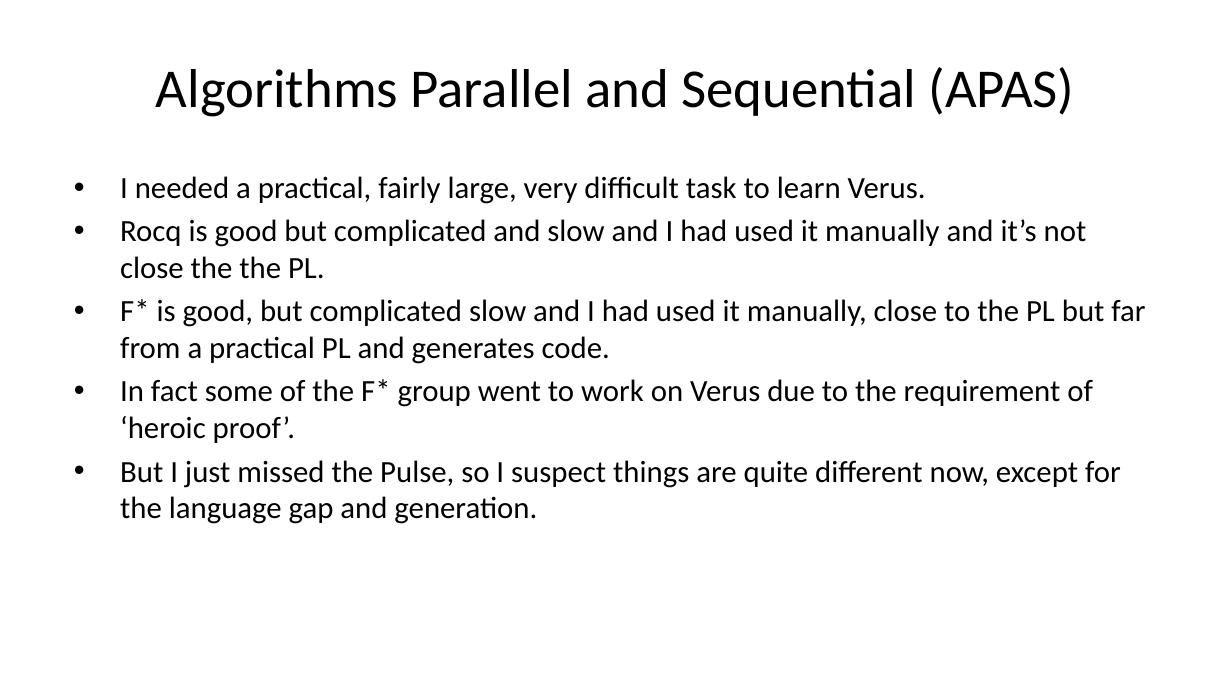
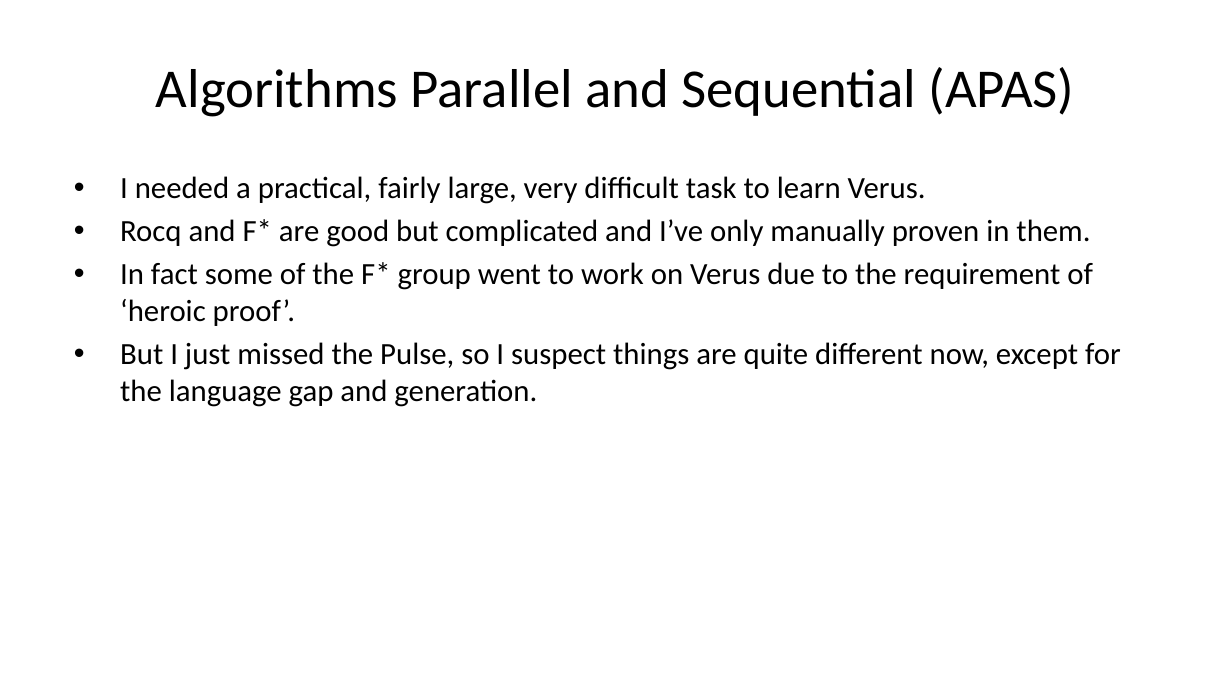
Before and after one commit to briangmilnes/APAS-VERUS, a slide deck: slide 5 of lectures/slidesMSR.pptx. Drawn at 1232x693 pixels with LibreOffice and Linux fonts; fonts in the diff are those of the drawing. Boxes give left, top, right and bottom in pixels: in the first picture for what was removed or moved away, otherwise in the second. Text is boxed around its words. In the diff, an @@ line names an element or a change of style, - is before the commit and + after.

```diff
--- a/lectures/slidesMSR.pptx
+++ b/lectures/slidesMSR.pptx
@@ text at (x1=120, y1=219, x2=1090, y2=247): text changed @@
-• Rocq is good but complicated and slow and I had used it manually and it’s not close the the PL.
-• F* is good, but complicated slow and I had used it manually, close to the PL but far from a practical PL and generates code.
+• Rocq and F* are good but complicated and I’ve only manually proven in them.
```
Also in this commit, not shown: 10 other slides changed, 3 slides added, 1 slide removed, 3 other files.
